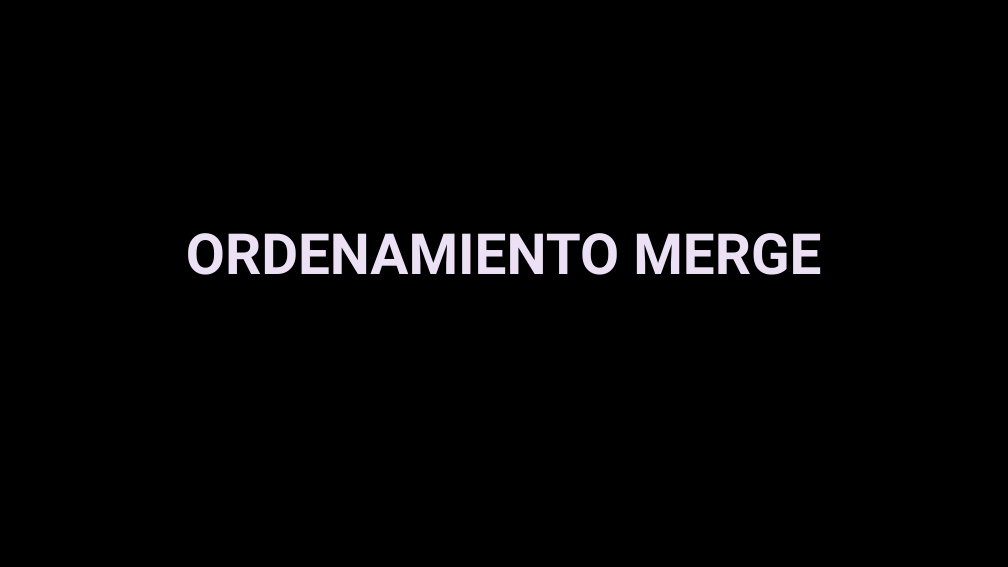
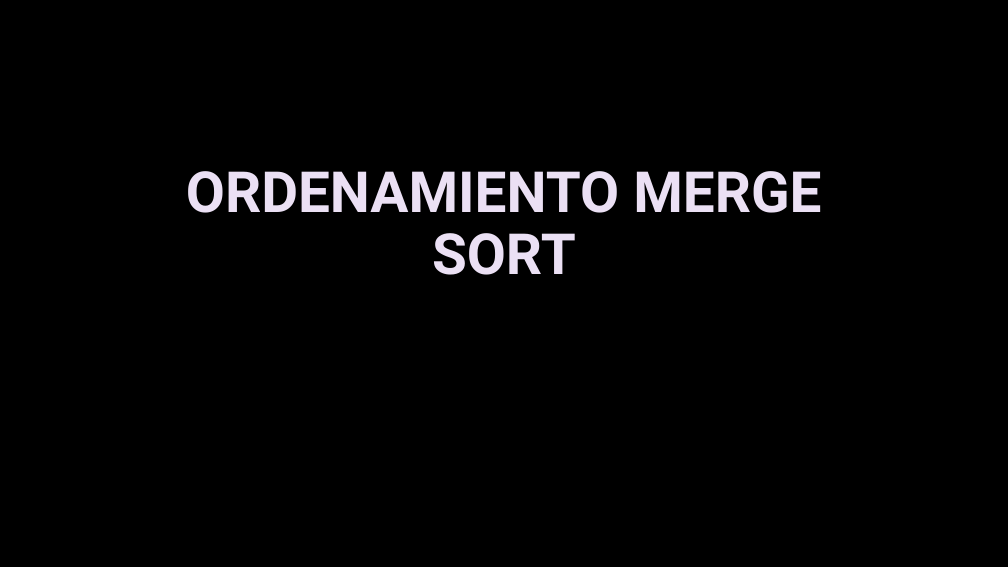
Before and after one commit to LUIS71913667/expo_bichota, a slide deck: slide 1 of bichota_exponiendo.pptx. Drawn at 1008x567 pixels with LibreOffice and Linux fonts; fonts in the diff are those of the drawing; background and template pictures are left out. Boxes give left, top, right and bottom in pixels: in the first picture for what was removed or moved away, otherwise in the second. Text is boxed around its words. In the diff, an @@ line names an element or a change of style, - is before the commit and + after.

```diff
--- a/bichota_exponiendo.pptx
+++ b/bichota_exponiendo.pptx
@@ title at <box>186,171,821,275</box>: text changed @@
-ORDENAMIENTO MERGE
+ORDENAMIENTO MERGE SORT
```
Also in this commit, not shown: 3 slides added, 1 slide removed.
